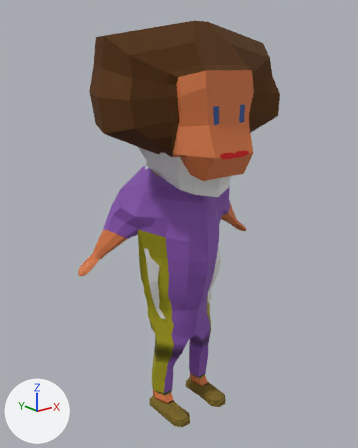
What one commit did to the FBX model PrototypeLogicGame/Assets/Sprites/3D_FBX/Character/Hero(small).fbx.
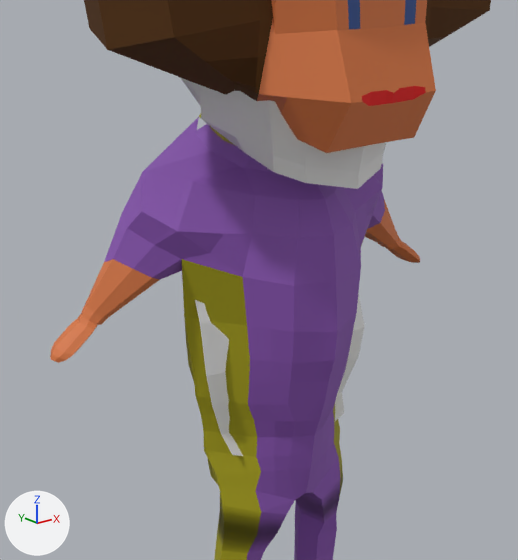
Each version appears first whole from a 50 mm camera at (-4.88, -6.09, 5.37) aimed at (-0.03, -0.03, 2.94), and next in a close-up on the part from 15% to 81% of the width and 25% to 82% of the height. The axes (+X, +Y, +Z) are drawn at lower left. The lights are the same throughout. Where no turn or scale is listed for an object, it has been applied to the vertices.

In view in the first close-up: 'Окружность', 'Плоскость'.
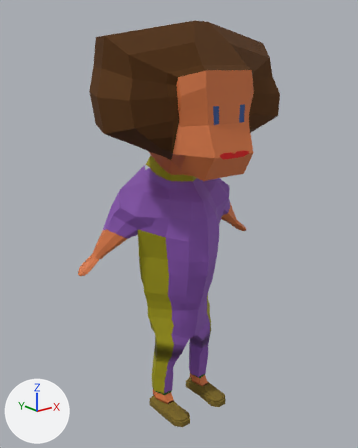
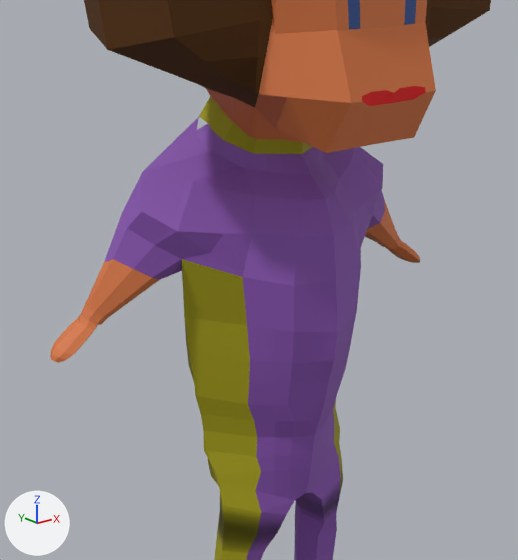
Changed parts and their boxes (x1, y1, x2, y2) in the close-ups (518 x 560 px):
'Плоскость', deleted: before (180, 77, 387, 456)

The edits, one by one:
Object 'Плоскость' (ob_плоскость) is deleted.
